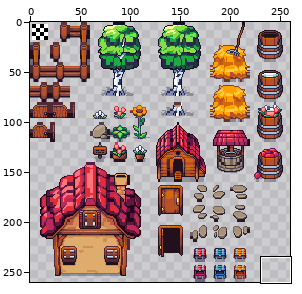
Two states of a sprite sheet, Hello_Adventure/tilesets/Spring_Summer_Objs/output_tileset.png. Above: a wide view before the commit, with the close-up outlined.
Close-up. Old version:
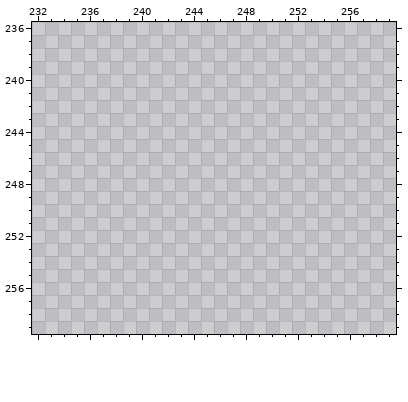
The file is 260x260 pixels. Colours within 5 levels of each other are drawn and written as one. Shown: x 232..259, y 236..259.
After the commit:
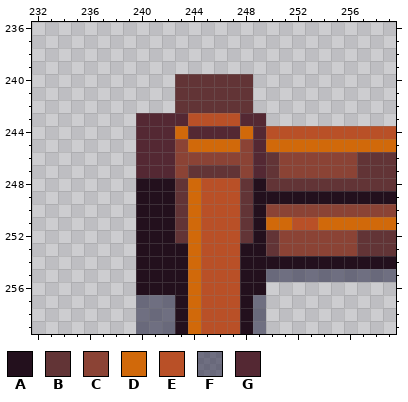
Palette (. is transparent): A #23101d  B #623436  C #8b4335  D #d1690a  E #b95027  F #2a2a4793  G #542833
What changed:
@@ x 232..259 @@
 239 ............................
-240 ............................
-241 ............................
-242 ............................
-243 ............................
-244 ............................
-245 ............................
-246 ............................
-247 ............................
-248 ............................
-249 ............................
-250 ............................
-251 ............................
-252 ............................
-253 ............................
-254 ............................
-255 ............................
-256 ............................
-257 ............................
-258 ............................
-259 ............................
+240 ...........BBBBBB...........
+241 ...........BBBBBB...........
+242 ...........BBBBBB...........
+243 ........GGGGEEEEGG..........
+244 ........GGGDGGGGDGEEEEEEEEEE
+245 ........GGGCDDDDCGDDDDDDDDDD
+246 ........GGGCCCCCCGBCCCCCCBBB
+247 ........GGGCBBBBCGBCCCCCCBBB
+248 ........AAABDEEEBABBBBBBBBBB
+249 ........AAABDEEEBAAAAAAAAAAA
+250 ........AAABDEEEBACCCCCCCCCC
+251 ........AAABDEEEBADDEEDDDDDD
+252 ........AAABDEEEBABCCCCCCBBB
+253 ........AAAADEEEAABCCCCCCBBB
+254 ........AAAADEEEAAAAAAAAAAAA
+255 ........AAAADEEEAAFFFFFFFFFF
+256 ........AAAADEEEAA..........
+257 ........FFFADEEEAF..........
+258 ........FFFADEEEAF..........
+259 ........FFFADEEEAF..........
Changed places in both close-ups, as pixel boxes (x1, y1, x2, y2):
added: (136, 74, 396, 334)
